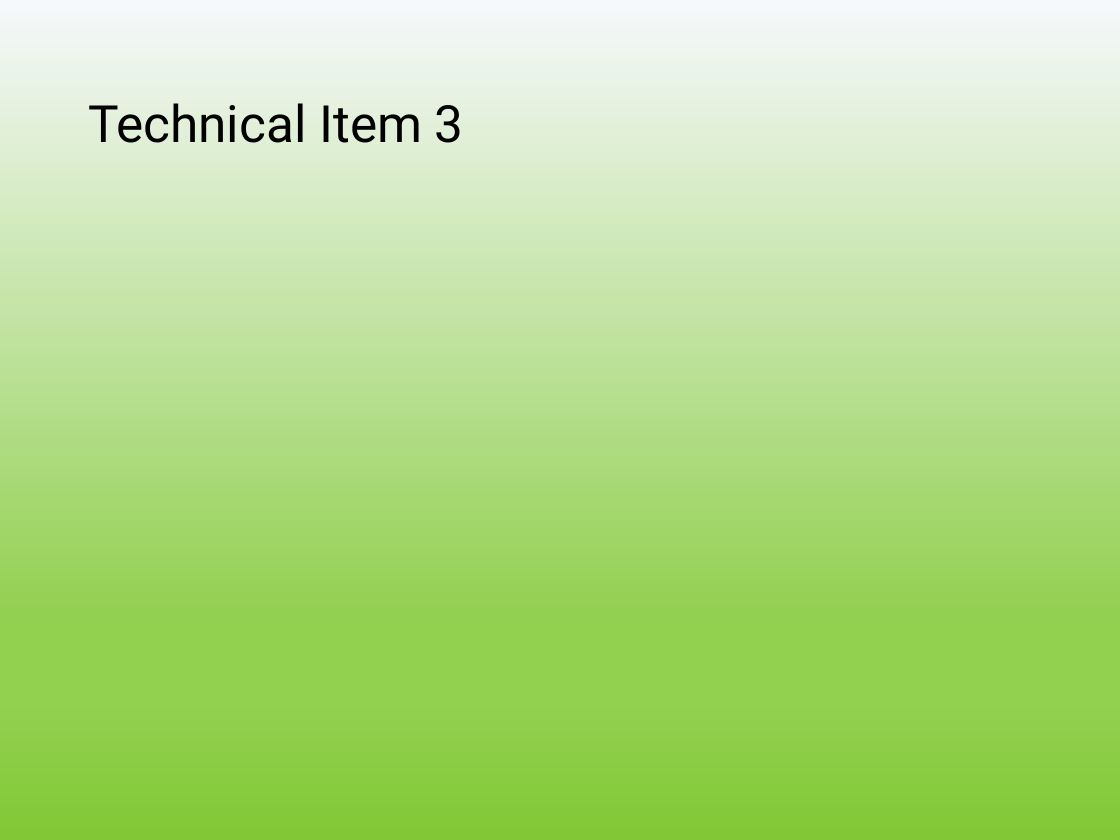
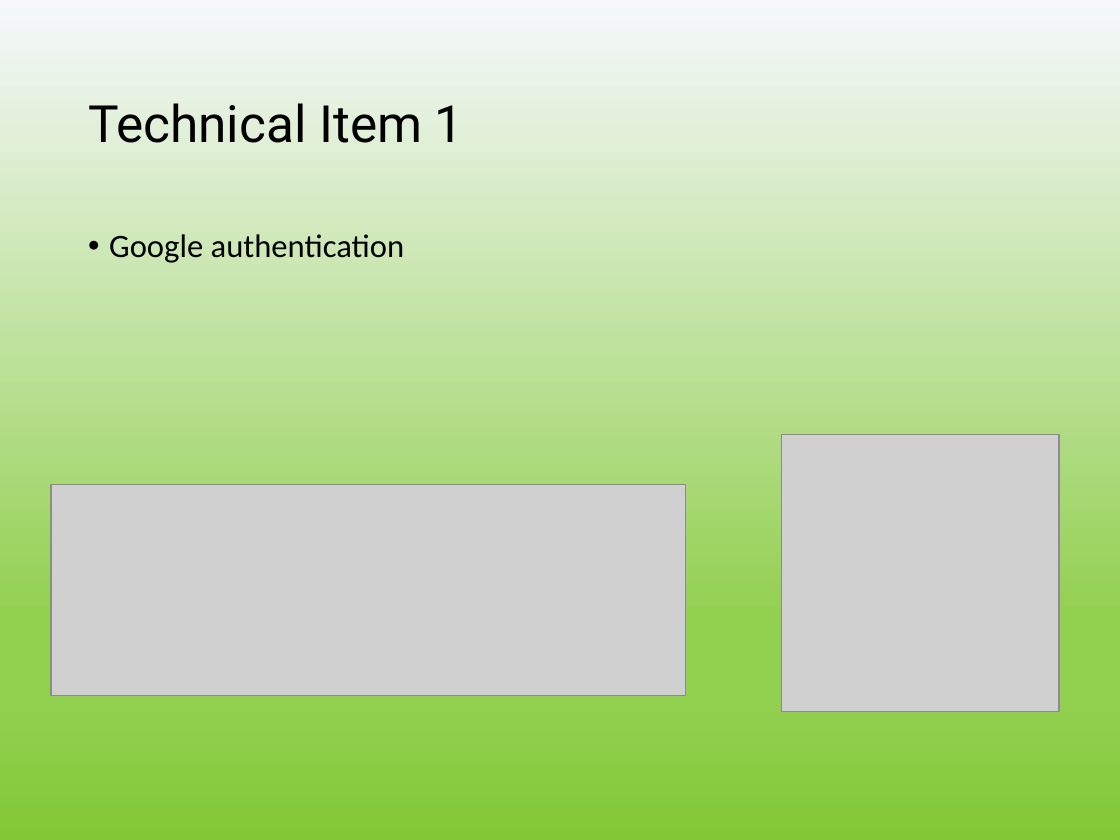
Before and after one commit to vicchig/StudentAgenda, a slide deck: slide 6 of d3/CSC301 TDSB Education app final presentation.pptx (slide 8 before the commit). Drawn at 1120x840 pixels with LibreOffice and Linux fonts; fonts in the diff are those of the drawing; grey boxes stand for pictures; background and template pictures are left out. Boxes give left, top, right and bottom in pixels: in the first picture for what was removed or moved away, otherwise in the second. Text is boxed around its words. In the diff, an @@ line names an element or a change of style, - is before the commit and + after.

```diff
--- a/d3/CSC301 TDSB Education app final presentation.pptx
+++ b/d3/CSC301 TDSB Education app final presentation.pptx
@@ title at (x1=88, y1=103, x2=464, y2=143): text changed @@
-Technical Item 3
+Technical Item 1
@@ text added at (x1=109, y1=234, x2=405, y2=263), 21 pt, text #000000 @@
+• Google authentication
@@ picture added at (x1=782, y1=435, x2=1060, y2=712) @@
@@ picture added at (x1=52, y1=484, x2=685, y2=696) @@
```
Also in this commit, not shown: 6 other slides changed, 3 slides added, 1 slide removed.
